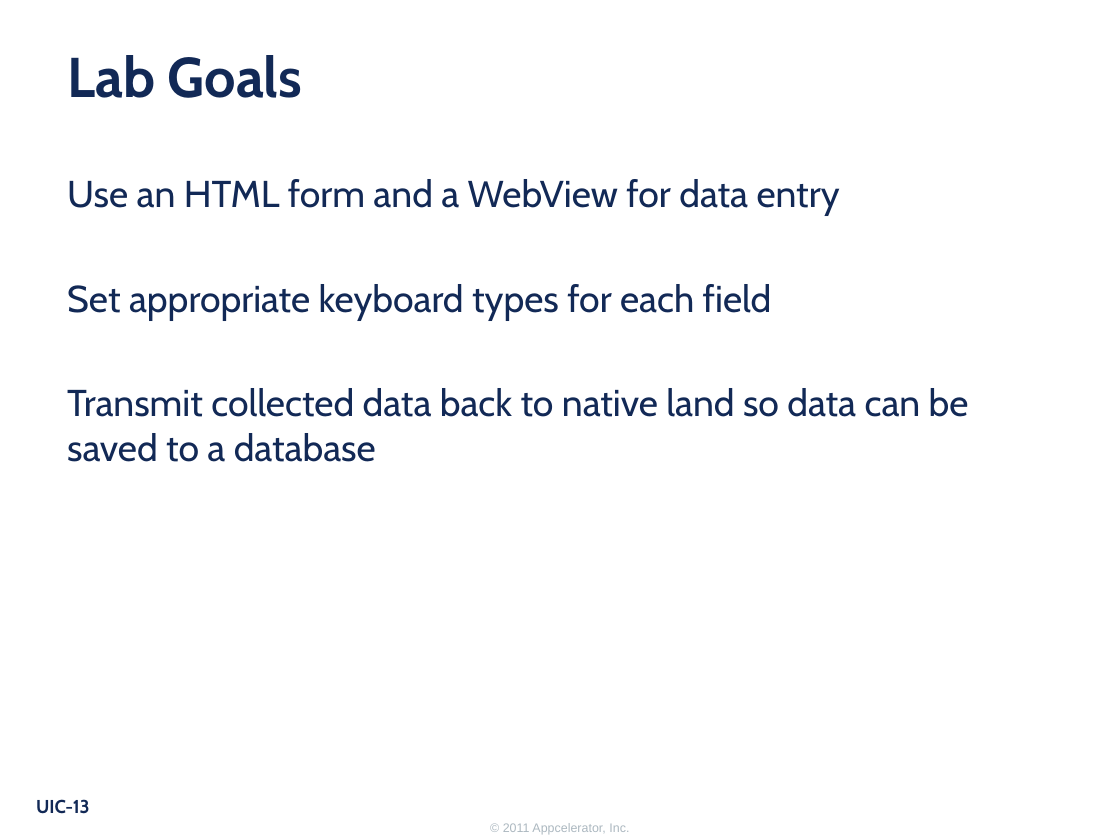
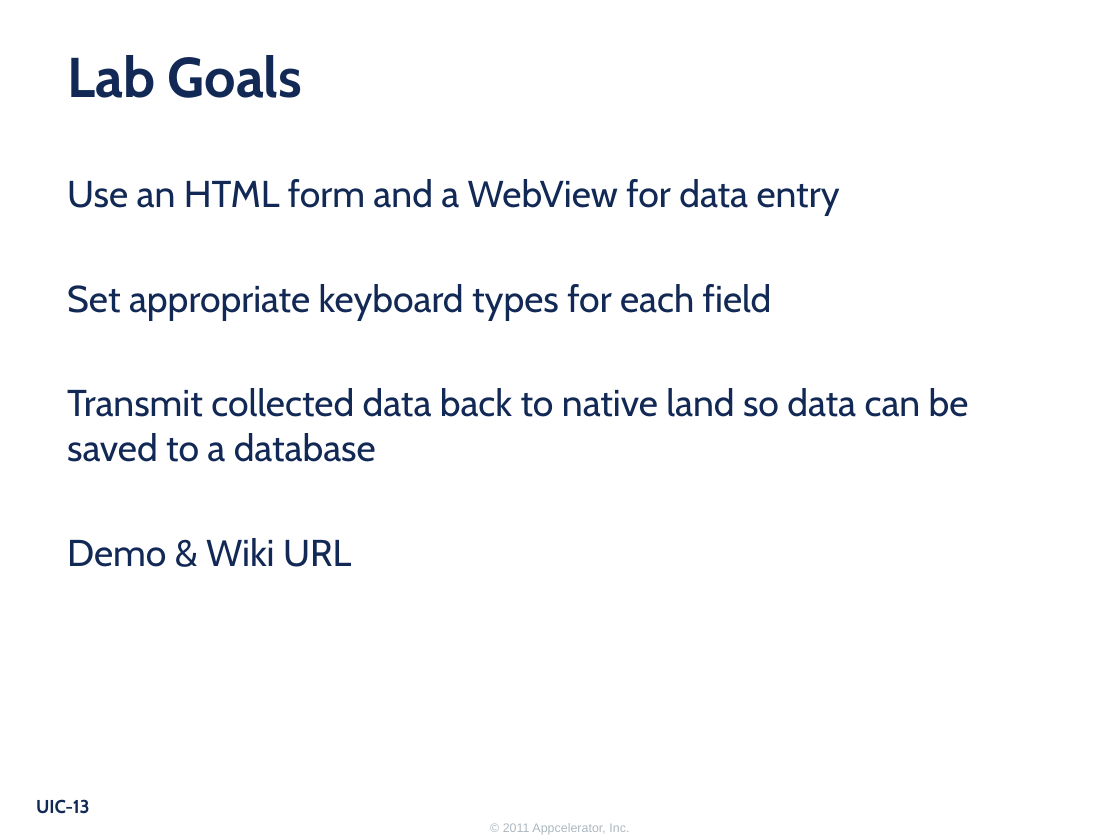
Before and after one commit to appcelerator-forks/appcelerator-training.tcmd_certification, a slide deck: slide 13 of 330.pptx. Drawn at 1120x840 pixels with LibreOffice and Linux fonts; fonts in the diff are those of the drawing; background and template pictures are left out. Boxes give left, top, right and bottom in pixels: in the first picture for what was removed or moved away, otherwise in the second. Text is boxed around its words. In the diff, an @@ line names an element or a change of style, - is before the commit and + after.

```diff
--- a/330.pptx
+++ b/330.pptx
@@ text at (x1=67, y1=538, x2=351, y2=567): paragraph added @@
+Demo & Wiki URL
```
Also in this commit, not shown: 1 other slide changed, 4 other files.
